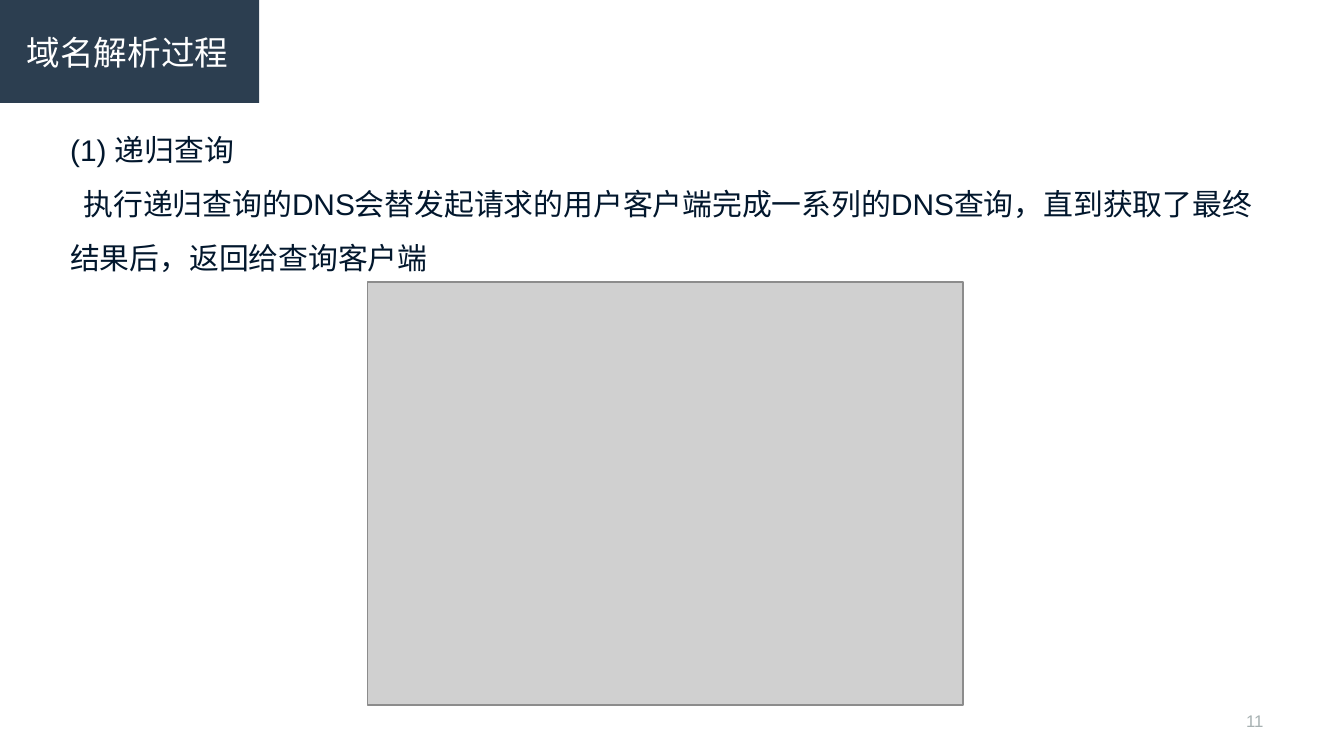
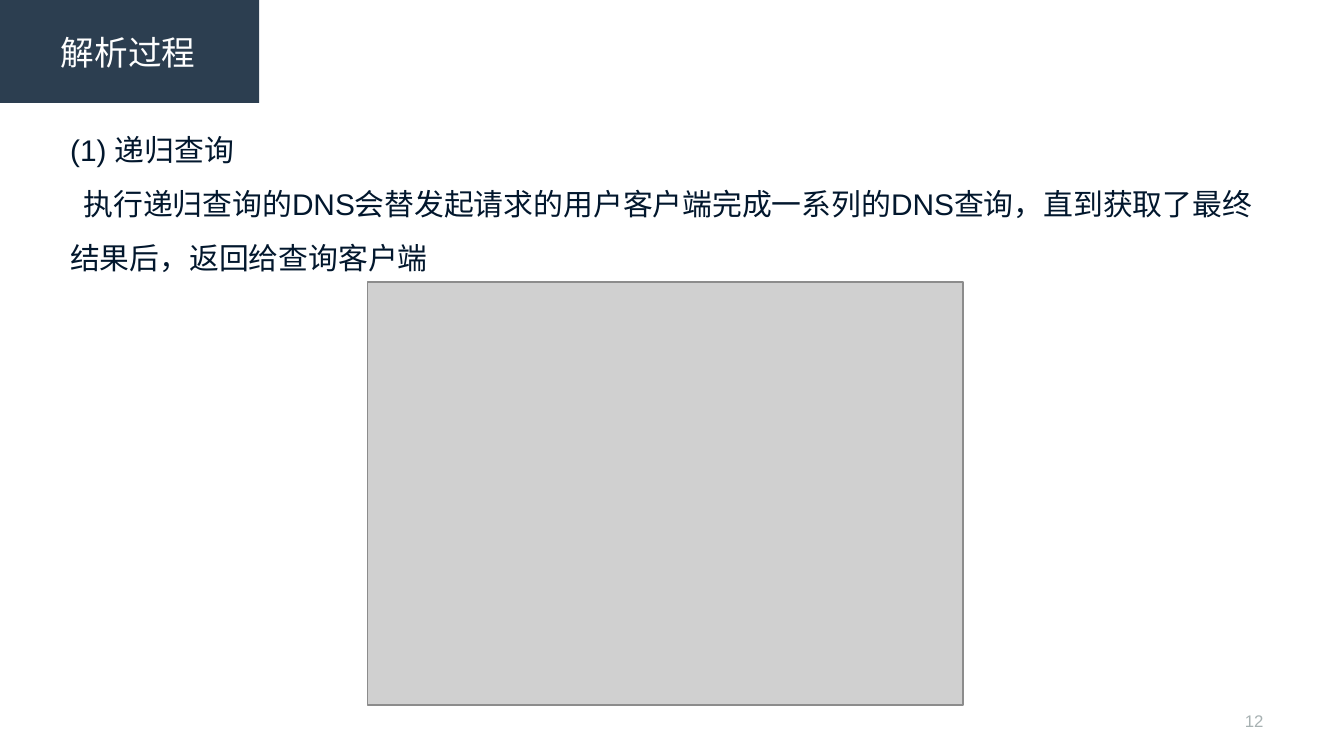
Before and after one commit to R-Lin/Simple_scripts, a slide deck: slide 12 of dns.ppt (slide 11 before the commit). Drawn at 1344x756 pixels with LibreOffice and Linux fonts; fonts in the diff are those of the drawing; grey boxes stand for pictures. Boxes give left, top, right and bottom in pixels: in the first picture for what was removed or moved away, otherwise in the second. Text is boxed around its words. In the diff, an @@ line names an element or a change of style, - is before the commit and + after.

```diff
--- a/dns.ppt
+++ b/dns.ppt
@@ text in rectangle at [61, 36, 195, 68]: text changed @@
-域名解析过程
+解析过程
@@ page number at [1245, 715, 1264, 727]: text changed @@
-11
+12
```
Also in this commit, not shown: 9 other slides changed, 11 slides added, 5 slides removed.
